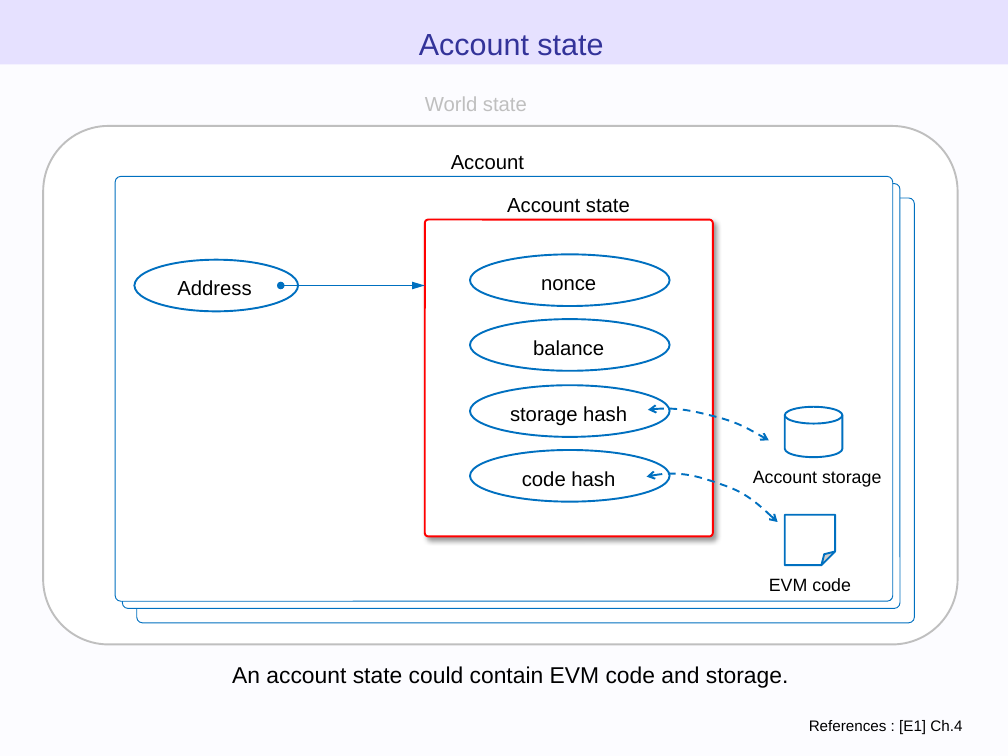
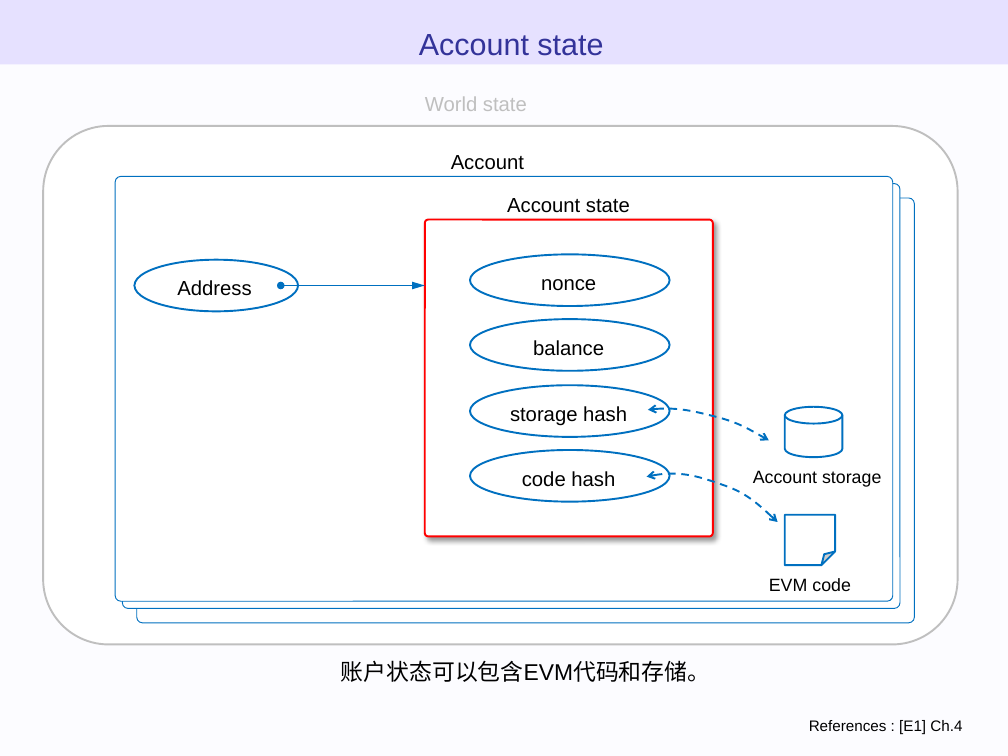
Before and after one commit to WTNO/Evm_Js_Learning, a slide deck: slide 18 of ethereum_evm_illustrated - 翻译.pptx. Drawn at 1008x756 pixels with LibreOffice and Linux fonts; fonts in the diff are those of the drawing. Boxes give left, top, right and bottom in pixels: in the first picture for what was removed or moved away, otherwise in the second. Text is boxed around its words. In the diff, an @@ line names an element or a change of style, - is before the commit and + after.

Commit message:
以太坊虚拟机图 blockchain、world state、account、transaction

```diff
--- a/ethereum_evm_illustrated - 翻译.pptx
+++ b/ethereum_evm_illustrated - 翻译.pptx
@@ text at (341, 660, 711, 682): text changed @@
-An account state could contain EVM code and storage.
+账户状态可以包含EVM代码和存储。
```
Also in this commit, not shown: 9 other slides changed.
